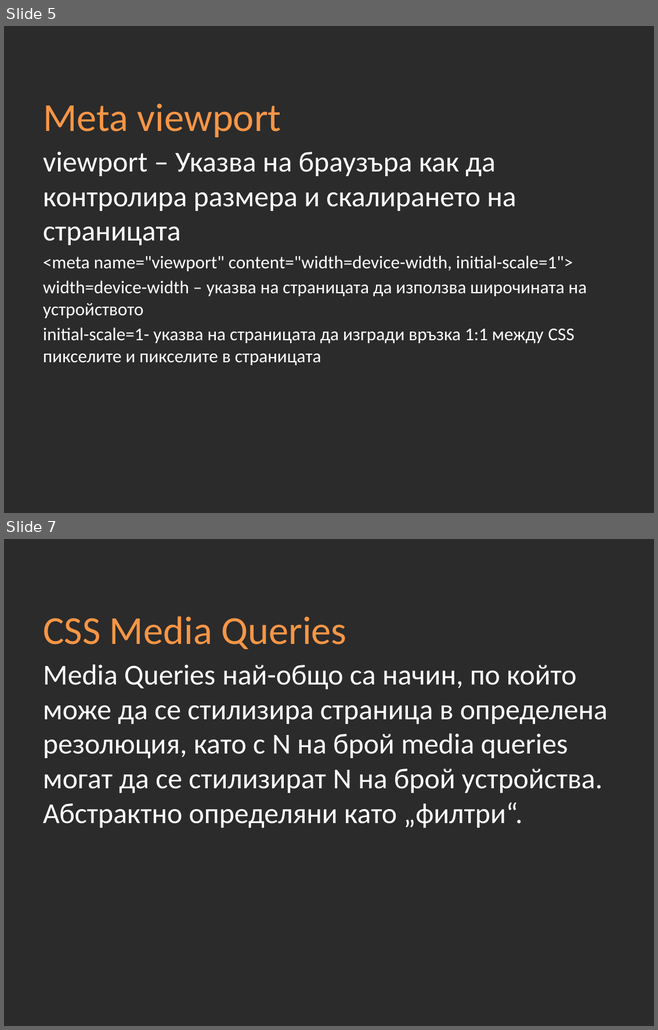
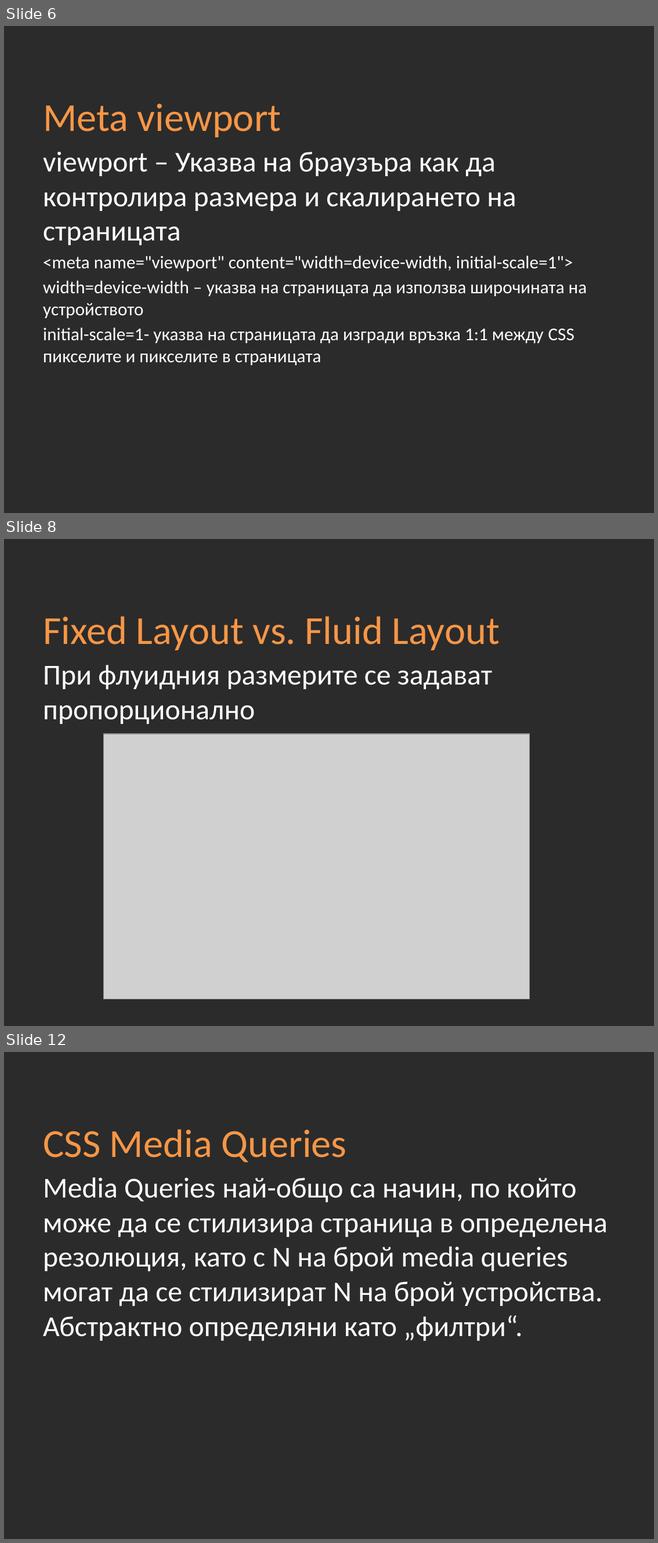
Before and after one commit to Academy-Soft-Intellect/Front-End-Course, a slide deck: 08-Adaptive-Design/09-Adaptive-Design.pptx. Shown one above the other, each under a label of ours: slides 5 and 7 before the commit, slides 6, 8 and 12 after it; the slides between them are not shown. The pictures are 658x1030 and 658x1543 pixels, drawn with LibreOffice and Linux fonts; fonts in the diff are those of the drawing; grey boxes stand for pictures; background and template pictures are left out; a plain dark background stands for a picture behind light text. Boxes give left, top, right and bottom in pixels: in the first picture for what was removed or moved away, otherwise in the second. Text is boxed around its words. In the diff, an @@ line names an element or a change of style, - is before the commit and + after.

```diff
--- a/08-Adaptive-Design/09-Adaptive-Design.pptx
+++ b/08-Adaptive-Design/09-Adaptive-Design.pptx
@@ slide 8 added at [4,539,654,1026], background picture (left out) @@
@@ title added at [43,616,499,650], 44 pt, text #F79646 @@
+Fixed Layout vs. Fluid Layout
@@ text added at [43,665,492,724], 32 pt, text #FFFFFF @@
+При флуидния размерите се задават пропорционално
@@ picture added at [103,734,529,999] @@
@@ what was slide 5 is now slide 6 @@
@@ what was slide 7 is now slide 12 @@
```
Also in this commit, not shown: 2 slides changed, 6 other slides added, 2 slides removed.
